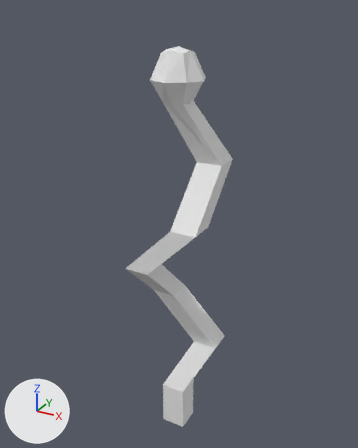
Before and after pictures for a commit that changed the Blender file Assets/Models/AntennaSmall.blend.
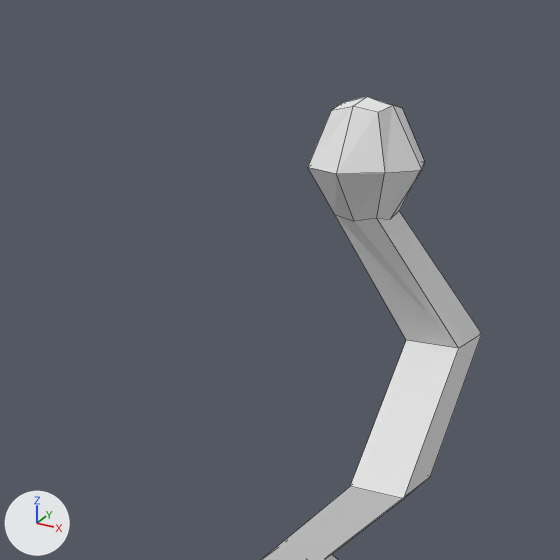
Each version is shown whole from a 50 mm camera at (8.41, -15.22, 16.73) aimed at (-0.19, 0.4, 8.92), then close up on the part from 1% to 75% of the width and 0% to 60% of the height. Arrows for +X, +Y and +Z are at lower left; the lights stay in place. The close-ups show mesh edges as thin lines.
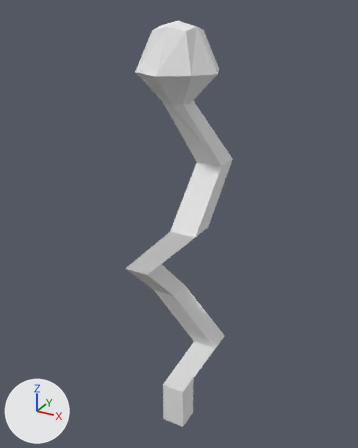
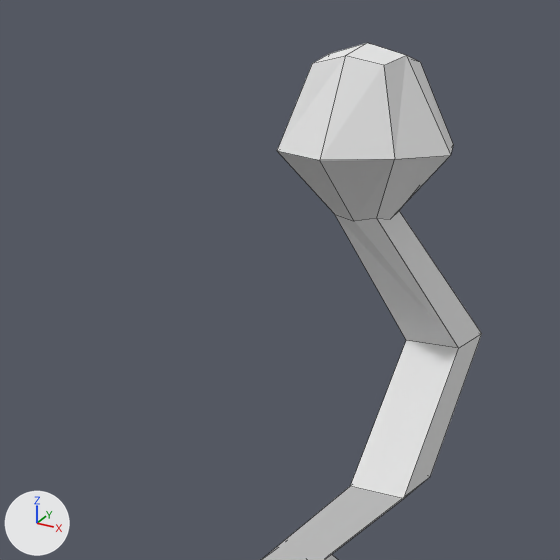
Commit message: fix antenna

Boxes (x1, y1, x2, y2) around the edits, measured in the close-ups (560 x 560 px; the box of a moved part takes in the faces that stretch with it):
'Cube', reshaped
    before: (261, 97, 482, 560)
    after: (261, 43, 482, 560)
part 1 of me_cube, moved or reshaped
    before: (308, 97, 425, 221)
    after: (277, 43, 453, 221)

The edits, one by one:
me_cube has 53 vertices, 49 faces and spans x -1.5..1.5, y -1.5..1.5, z -0.5..15.5.
me_cube is used by ob_cube; location (0.0, 0.0, 0.0).
me_cube part 1: all 17 vertices in x -1.0..1.0, y -1.0..1.0, z 14.5..15.5 are scaled about their middle by 1.5, then moved by (0.0, 0.0, 0.5).
